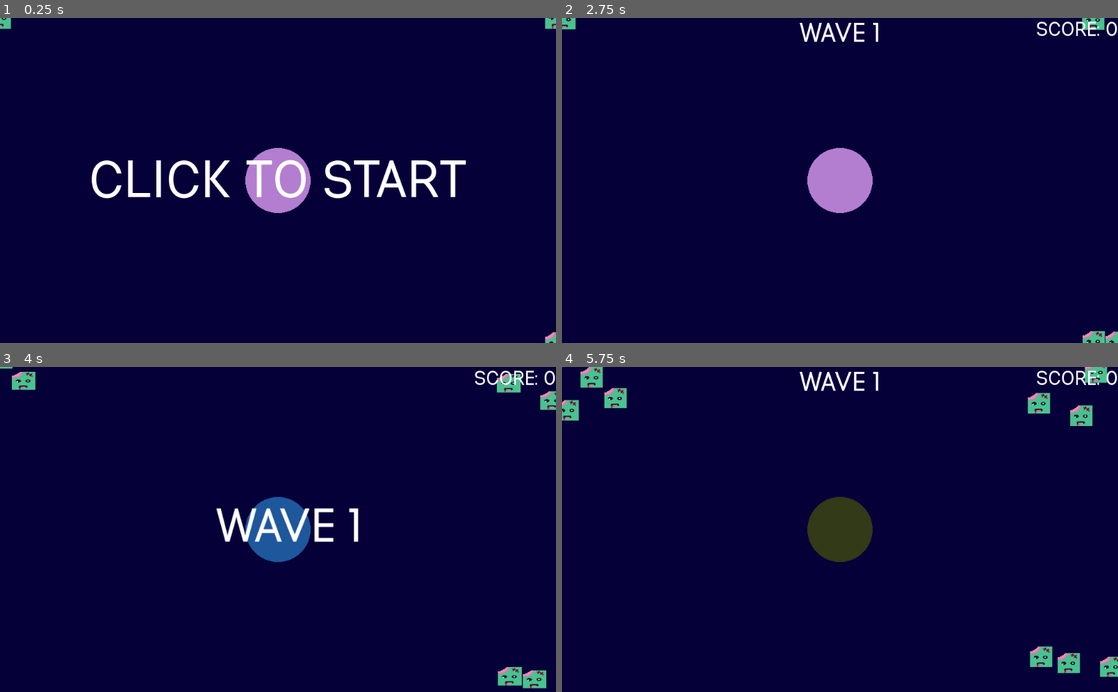
Above: before the commit, frames 1-4 (two rows, left to right).
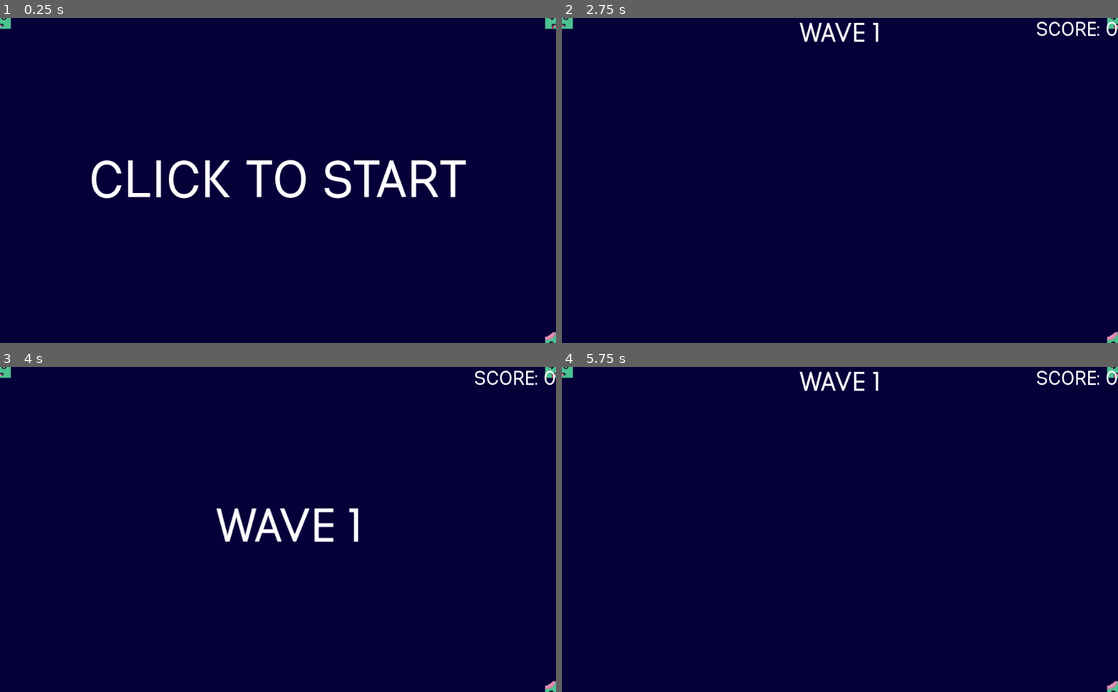
Above: after the commit, the same moments.

Repository: MrEliptik/voice_zombie
Game: Godot game, scene res://game.tscn
The game is run twice, just before and just after one commit, with the same random seed, the same clock (stepped at 60 frames per second) and the same inputs.
Inputs:
- Up to frame 1 (0.25 s): no input
- Up to frame 2 (2.75 s): tap Enter (ui_accept) at 0.5, 0.77, 1.52 s
- Up to frame 3 (4 s): tap Enter (ui_accept) at 3.02, 3.77 s
- Up to frame 4 (5.75 s): tap Enter (ui_accept) at 4.52 s

The runs differ from the first frame. In frame 1, 1.5% of the frame differs, in the area x 44-56%, y 39-61%; in frame 2, 2.3%; in frame 3, 2.8%; in frame 4, 4.1%, in the area x 0-100%, y 0-100%.
Error after the commit: Attempt to call function 'play' in base 'null instance' on a null instance. (res://game.gd:120)

Commit message:
change starting

Diff:
--- a/game.gd
+++ b/game.gd
@@ -45,9 +45,6 @@
 		draw_set_transform(Vector2(offset.x, offset.y), deg2rad(-90), Vector2(1.0, 1.0))
 		draw_colored_polygon(points, color)
 
-
-	#draw_colored_polygon(points, Color(1.0, 1.0, 1.0))
-
 func _process(_delta):
 	update()
 
@@ -65,8 +62,7 @@
 			if $Player/RayCast2D.is_colliding():
 				var enemy = $Player/RayCast2D.get_collider()
 				if enemy is KinematicBody2D:
-					enemy.get_node("fake_explosion_particles").particles_explode = true
-					enemy.get_node("Sprite").visible = false
+					enemy.die()
 
 			#yield(get_tree().create_timer(0.5), "timeout")
 
@@ -121,7 +117,12 @@
 
 	# Play first wave animation
 	$CanvasLayer/HUD/AnimationPlayer.play("wave_switch")
+	$CanvasLayer/HUD/WaveEffect.play()
 	yield(get_node("CanvasLayer/HUD/AnimationPlayer"), "animation_finished")
+
+	visible = true
+	for enemy in $EnemiesContainer.get_children():
+		enemy.visible = true
 	get_tree().paused = false
 
 func next_wave():
--- a/game.tscn
+++ b/game.tscn
@@ -1,13 +1,15 @@
-[gd_scene load_steps=6 format=2]
+[gd_scene load_steps=7 format=2]
 
 [ext_resource path="res://game.gd" type="Script" id=1]
 [ext_resource path="res://player.tscn" type="PackedScene" id=2]
 [ext_resource path="res://hud.tscn" type="PackedScene" id=3]
 [ext_resource path="res://startScreen.tscn" type="PackedScene" id=4]
+[ext_resource path="res://audio/music/spooky_ambiance.ogg" type="AudioStream" id=5]
 
 [sub_resource type="AudioStreamMicrophone" id=1]
 
 [node name="Game" type="Node2D"]
+visible = false
 script = ExtResource( 1 )
 
 [node name="EnemiesContainer" type="Node" parent="."]
@@ -33,4 +35,10 @@
 visible = false
 
 [node name="StartScreen" parent="CanvasLayer" instance=ExtResource( 4 )]
+
+[node name="AmbianceMusic" type="AudioStreamPlayer" parent="."]
+pause_mode = 2
+stream = ExtResource( 5 )
+volume_db = -20.251
+autoplay = true
 [connection signal="timeout" from="Timer" to="." method="_on_Timer_timeout"]
